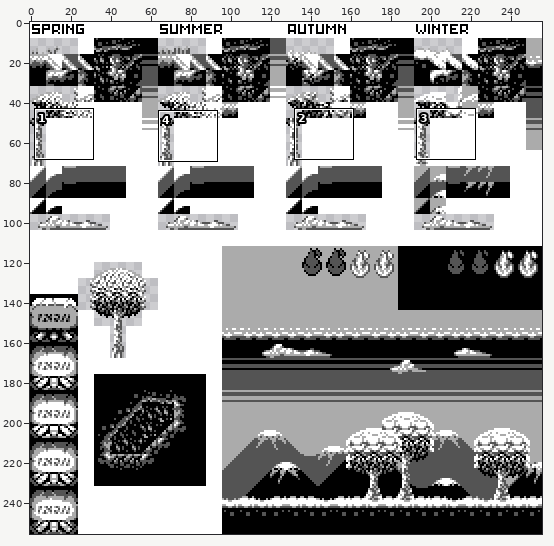
File history of a sprite sheet, GBGame1/Content/tiles.png. The first picture is a wide view before the edit; the outline marks the close-up.
Close-up. Earlier state:
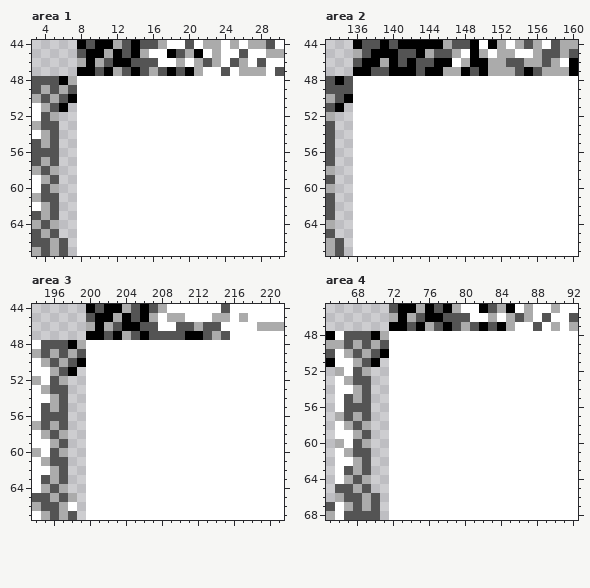
The file is 256x256 pixels. Shown: area 1: x 3..30, y 44..67; area 2: x 133..160, y 44..67; area 3: x 194..221, y 44..67; area 4: x 65..92, y 45..68.
The result:
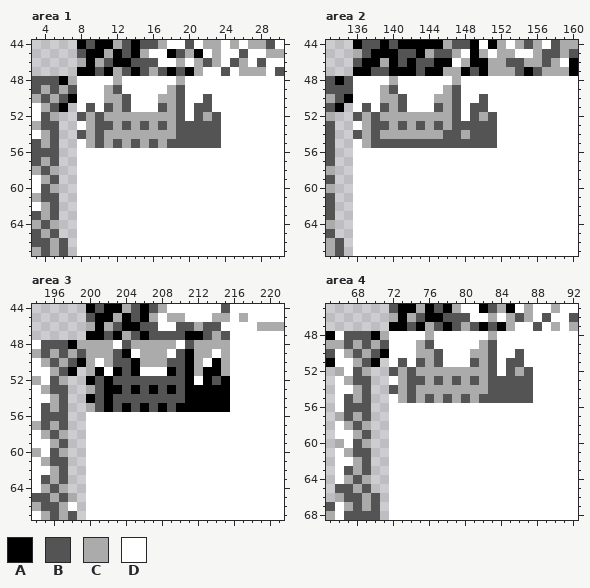
Palette (. is transparent): A #000000  B #545454  C #ababab  D #ffffff
Edits made:
--- area 1
@@ x 3..30 @@
 47 .....AABACBABCBABACDDBDCCCDB
-48 BBBACDDDDDDDDDDDDDDDDDDDDDDD
-49 BCBCBDDDDDDDDDDDDDDDDDDDDDDD
-50 CBCBADDDDDDDDDDDDDDDDDDDDDDD
-51 DCBA.DDDDDDDDDDDDDDDDDDDDDDD
-52 DBC..DDDDDDDDDDDDDDDDDDDDDDD
-53 CBB..DDDDDDDDDDDDDDDDDDDDDDD
-54 DCB..DDDDDDDDDDDDDDDDDDDDDDD
-55 BCB..DDDDDDDDDDDDDDDDDDDDDDD
+48 BBBACDDDDCDDDDDDCDDDDDDDDDDD
+49 BCBCBDDDCBDDDDDCBDDDDDDDDDDD
+50 CBCBADDDCCBDDDCCBDDBDDDDDDDD
+51 DCBA.DBDBCBDDDBCBDBBDDDDDDDD
+52 DBC..BCBCCCCCCCCBDBCBDDDDDDD
+53 CBB..DCBBCBCBCBCBBBBBDDDDDDD
+54 DCB..BCBCCCCCCCCBBBBBDDDDDDD
+55 BCB..DCBCBCBCBCBBBBBBDDDDDDD
 56 BBB..DDDDDDDDDDDDDDDDDDDDDDD
--- area 2
@@ x 133..160 @@
 47 ...AABBAAABAACCABACCCBABCCCA
-48 BABDDDDDDDDDDDDDDDDDDDDDDDDD
-49 BBBDDDDDDDDDDDDDDDDDDDDDDDDD
-50 CBADDDDDDDDDDDDDDDDDDDDDDDDD
-51 BA.DDDDDDDDDDDDDDDDDDDDDDDDD
-52 C..DDDDDDDDDDDDDDDDDDDDDDDDD
-53 B..DDDDDDDDDDDDDDDDDDDDDDDDD
-54 B..DDDDDDDDDDDDDDDDDDDDDDDDD
-55 B..DDDDDDDDDDDDDDDDDDDDDDDDD
+48 BABDDDDCDDDDDDCDDDDDDDDDDDDD
+49 BBBDDDCBDDDDDCBDDDDDDDDDDDDD
+50 CBADDDCCBDDDCCBDDBDDDDDDDDDD
+51 BA.DBDBCBDDDBCBDBBDDDDDDDDDD
+52 C..BCBCCCCCCCCBDBCBDDDDDDDDD
+53 B..DCBBCBCBCBCBBBBBDDDDDDDDD
+54 B..BCBCCCCCCCBBCBBBDDDDDDDDD
+55 B..DCBBBBBBBBBBBBBBDDDDDDDDD
 56 B..DDDDDDDDDDDDDDDDDDDDDDDDD
--- area 3
@@ x 194..221 @@
 47 ......AABACBABBBBAABCBDDDDDD
-48 DBBBACDDDDDDDDDDDDDDDDDDDDDD
-49 CBCBCBDDDDDDDDDDDDDDDDDDDDDD
-50 DCBCBADDDDDDDDDDDDDDDDDDDDDD
-51 DDCBA.DDDDDDDDDDDDDDDDDDDDDD
-52 CDBC..DDDDDDDDDDDDDDDDDDDDDD
-53 DCBB..DDDDDDDDDDDDDDDDDDDDDD
-54 DDCB..DDDDDDDDDDDDDDDDDDDDDD
-55 DBCB..DDDDDDDDDDDDDDDDDDDDDD
+48 DBBBACCCCDBCCCCCDBCCCCDDDDDD
+49 CBCBCBCCCBADCCCDBACCDCDDDDDD
+50 DCBCBACDCBBACCCBBACDACDDDDDD
+51 DDCBA.CADABADDDABACAACDDDDDD
+52 CDBC..ABABBBBBBBBADABADDDDDD
+53 DCBB..CBAABABABABAAAAADDDDDD
+54 DDCB..ABABBBBBBBBAAAAADDDDDD
+55 DBCB..CBABABABABAAAAAADDDDDD
 56 DBBB..DDDDDDDDDDDDDDDDDDDDDD
--- area 4
@@ x 65..92 @@
 47 .......AABACBABCBABACDDBDCDC
-48 ADBBBACDDDDDDDDDDDDDDDDDDDDD
-49 CCBCBCBDDDDDDDDDDDDDDDDDDDDD
-50 BDCBCBADDDDDDDDDDDDDDDDDDDDD
-51 ADDCBA.DDDDDDDDDDDDDDDDDDDDD
-52 .CDBC..DDDDDDDDDDDDDDDDDDDDD
-53 .DCBB..DDDDDDDDDDDDDDDDDDDDD
-54 .DDCB..DDDDDDDDDDDDDDDDDDDDD
-55 .DBCB..DDDDDDDDDDDDDDDDDDDDD
+48 ADBBBACDDDDCDDDDDDCDDDDDDDDD
+49 CCBCBCBDDDCBDDDDDCBDDDDDDDDD
+50 BDCBCBADDDCCBDDDCCBDDBDDDDDD
+51 ADDCBA.DBDBCBDDDBCBDBBDDDDDD
+52 .CDBC..BCBCCCCCCCCBDBCBDDDDD
+53 .DCBB..DCBBCBCBCBCBBBBBDDDDD
+54 .DDCB..BCBCCCCCCCCBBBBBDDDDD
+55 .DBCB..DCBCBCBCBCBBBBBBDDDDD
 56 .DBBB..DDDDDDDDDDDDDDDDDDDDD
Boxes around the changes in both close-ups, in picture pixels (x1, y1, x2, y2):
changed: (77, 76, 221, 148)
changed: (353, 76, 497, 148)
changed: (86, 340, 230, 412)
changed: (389, 331, 533, 403)
